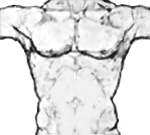
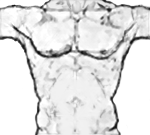
Comparing the layer stacks of the two 150x135 images. Changes:
renamed "Calque 3" to "Calque 4", painted on it over [0, 0, 129, 61]
